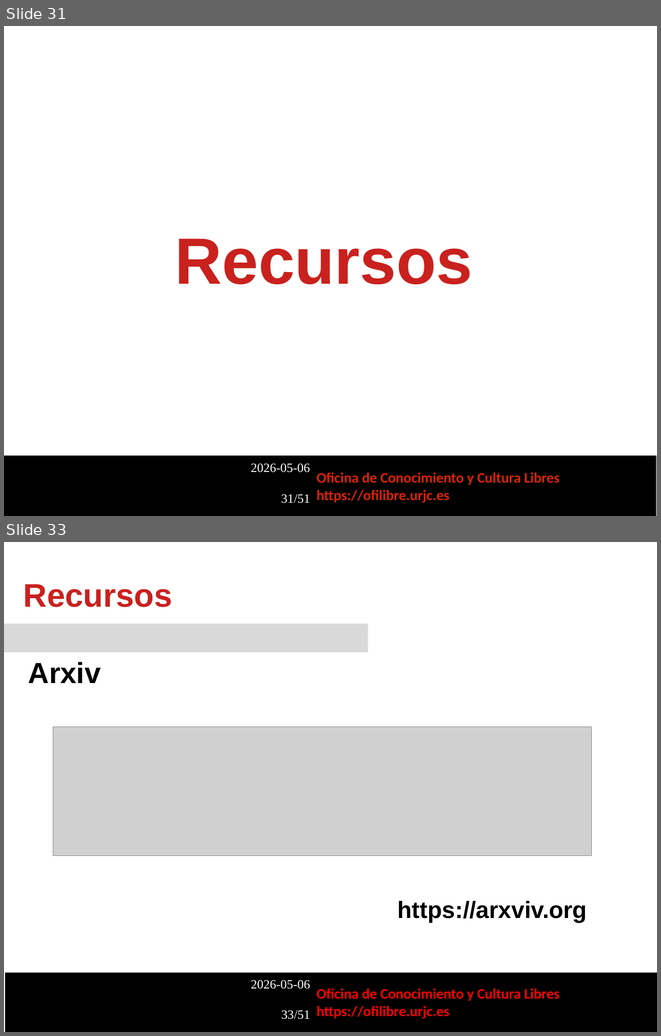
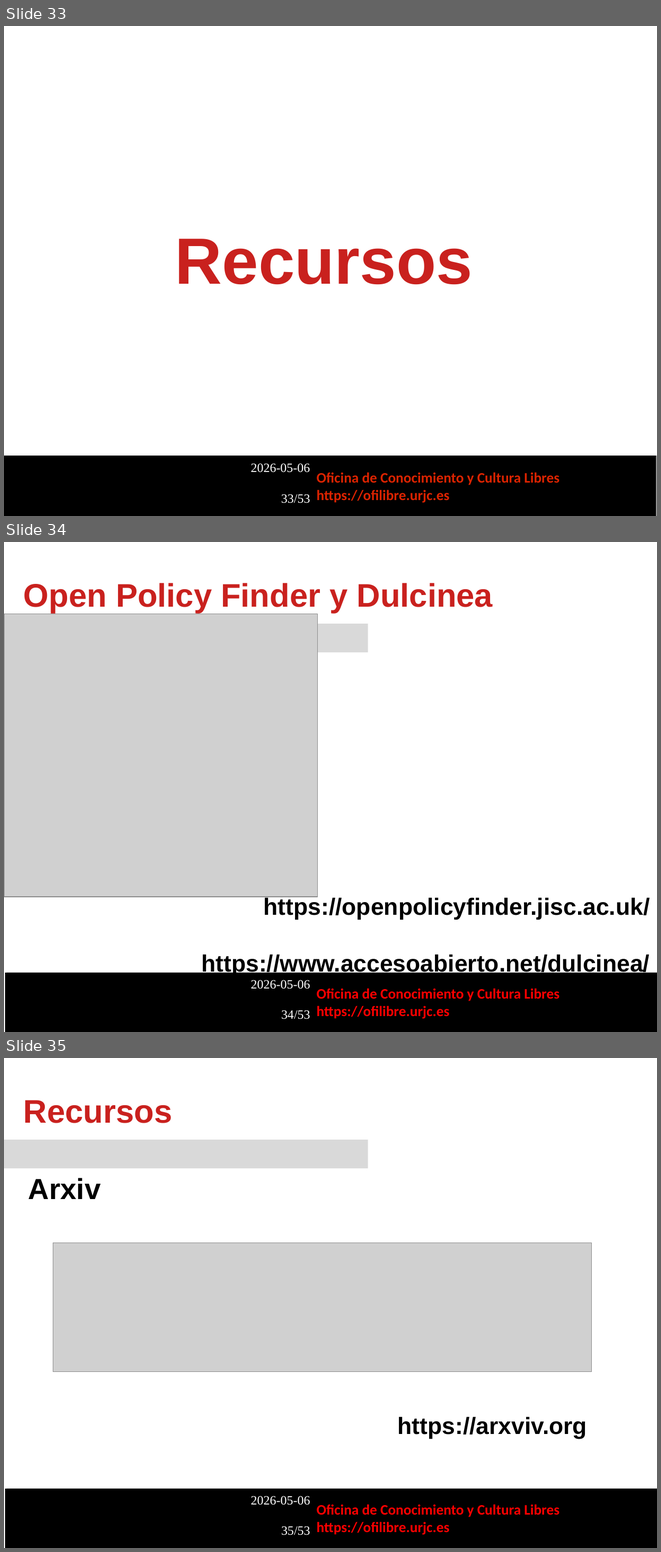
Before and after one commit to roberto-red/ofilibre, a slide deck: local/transpas/curso-ciencia-abierta-cultura-libre/Publicacion_Abierta.odp. Shown one above the other, each under a label of ours: slides 31 and 33 before the commit, slides 33, 34 and 35 after it; the slides between them are not shown. The pictures are 661x1036 and 661x1552 pixels, drawn with LibreOffice and Linux fonts; fonts in the diff are those of the drawing; grey boxes stand for pictures; background and template pictures are left out. Boxes give left, top, right and bottom in pixels: in the first picture for what was removed or moved away, otherwise in the second. Text is boxed around its words. In the diff, an @@ line names an element or a change of style, - is before the commit and + after.

```diff
--- a/local/transpas/curso-ciencia-abierta-cultura-libre/Publicacion_Abierta.odp
+++ b/local/transpas/curso-ciencia-abierta-cultura-libre/Publicacion_Abierta.odp
@@ slide 34 added at bbox=[4, 542, 657, 1032], background #FFFFFF; not listed: 4 template elements that a slide beside it also shows @@
@@ text added at bbox=[24, 583, 493, 612], 36 pt, text #C9211E, bold @@
+Open Policy Finder y Dulcinea
@@ picture added at bbox=[4, 614, 317, 897] @@
@@ text added at bbox=[201, 896, 650, 976], 26 pt, text #000000, bold @@
+https://openpolicyfinder.jisc.ac.uk/
+https://www.accesoabierto.net/dulcinea/
@@ what was slide 31 is now slide 33 @@
@@ text at bbox=[281, 494, 310, 503]: text changed @@
-31/51
+33/53
@@ what was slide 33 is now slide 35 @@
@@ text at bbox=[281, 1526, 310, 1535]: text changed @@
-33/51
+35/53
```
Also in this commit, not shown: 1 slide changed, 2 other slides added, 1 slide removed, 1 other file.
